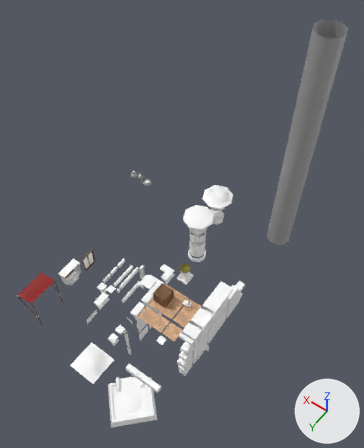
A saved change to the FBX model Assets/Art/Environment_Art/Modules/ModularAssets.fbx.
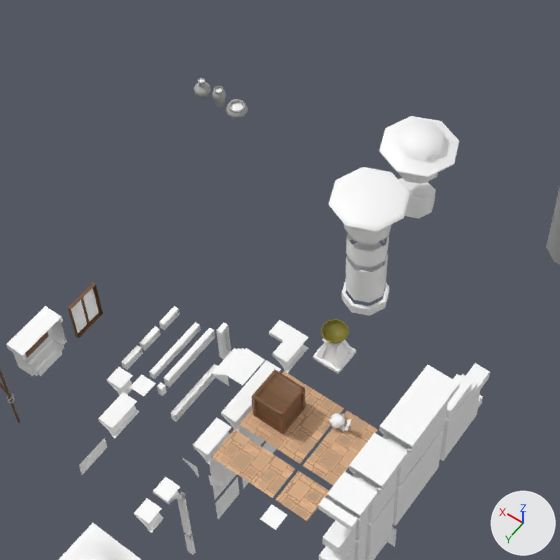
There are two pictures of each version: one whole from a 50 mm camera at (-7.3, 19.8, 35.2) aimed at (5.7, 1.7, 6.7), one close up on the part from 15% to 75% of the width and 31% to 80% of the height. The lights are fixed; the arrows at lower right show +X, +Y and +Z. Where no turn or scale is listed for an object, it has been applied to the vertices.

Names of what the first close-up shows: 'Bandage', 'BigOrnamentx2', 'BigOrnamentx4', 'Box', 'BrickWall4x4', 'BrickWallBrokenx5', 'Floor2x4', 'Floor4x2', 'Floor4x4', 'Ornamentx2', 'Pillar_Top', 'Pillar_Top2', 'Window2'.
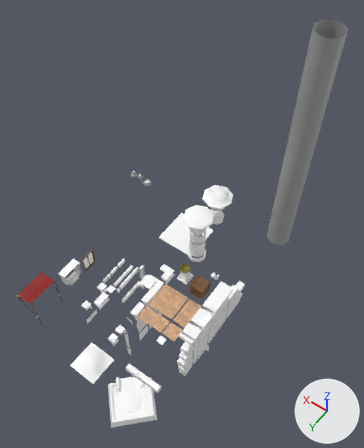
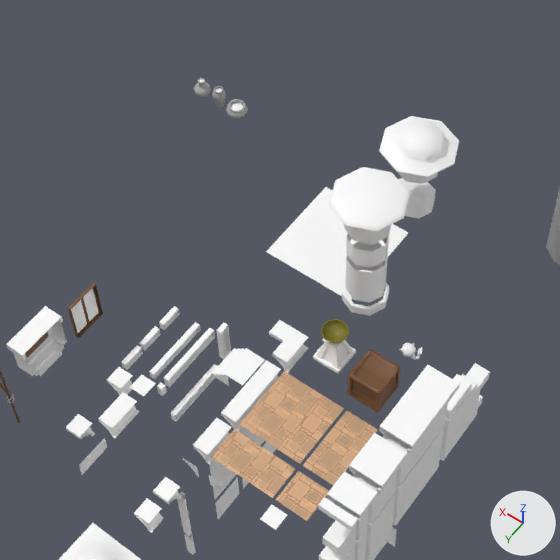
Changed parts and their boxes [x1, y1, x2, y2] in the close-ups (560 x 560 px):
'MovableRoof', added: after [266, 187, 408, 300]
'Box', moved: before [251, 369, 306, 434]; after [347, 348, 401, 413]
'Bandage', moved: before [327, 413, 352, 431]; after [399, 343, 423, 360]
'OrnamentCorner1', added: after [66, 414, 95, 439]
    faces in mat_trimshit2 (its picture is missing): [66, 414, 92, 437]

Diff of the bpy script that builds the scene:
```diff
--- a/Assets/Art/Environment_Art/Modules/ModularAssets.fbx.py
+++ b/Assets/Art/Environment_Art/Modules/ModularAssets.fbx.py
@@ mat_floor7_floor_mat1 @@
+mat_floor7_floor_mat1 = principled_material('Floor7:Floor_Mat1')
+mat_floor7_floor_mat1.base_color = (1.0, 1.0, 1.0)  # white #ffffff
@@ me_mesh_076 @@
+me_mesh_076.from_pydata(...)  # 43 vertices, 32 faces; spans x -0.3..0.3, y -0.3..0.3, z -0.331..0.331
+# faces by material slot: [28, 4]
+me_mesh_076.materials.append(mat_trimsheet)  # its picture is missing
+me_mesh_076.materials.append(mat_trimshit2)  # its picture is missing
@@ me_mesh_075 @@
+me_mesh_075.from_pydata(...)  # 144 vertices, 121 faces; spans x -1.8..1.8, y -1.8..1.8, z 0.0
+me_mesh_075.materials.append(mat_floor7_floor_mat1)  # white #ffffff
@@ ob_bandage @@
 ob_bandage = bpy.data.objects.new('Bandage', me_mesh_069)
-ob_bandage.location = (4.15, 3.02, -1.46)
+ob_bandage.location = (3.78, -0.48, -1.46)
@@ ob_box @@
 ob_box = bpy.data.objects.new('Box', me_mesh_049)
-ob_box.location = (6.09, 3.74, -0.91)
+ob_box.location = (4.09, 1.36, -0.91)
@@ ob_ornamentcorner1 @@
+ob_ornamentcorner1 = bpy.data.objects.new('OrnamentCorner1', me_mesh_076)
+ob_ornamentcorner1.location = (10.95, 7.83, -1.84)
@@ ob_movableroof @@
+ob_movableroof = bpy.data.objects.new('MovableRoof', me_mesh_075)
+ob_movableroof.location = (8.47, -2.86, -1.51)
```
